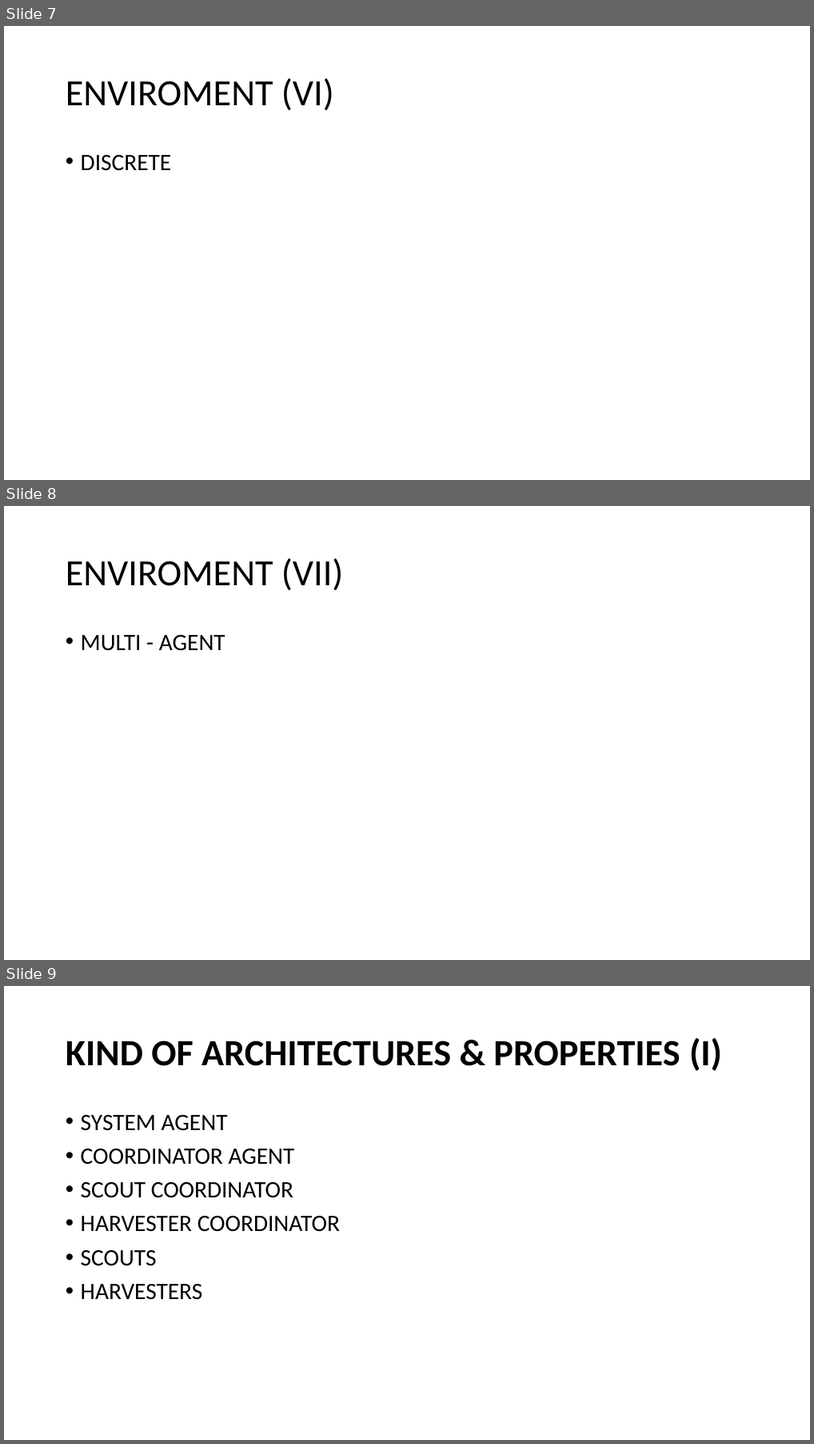
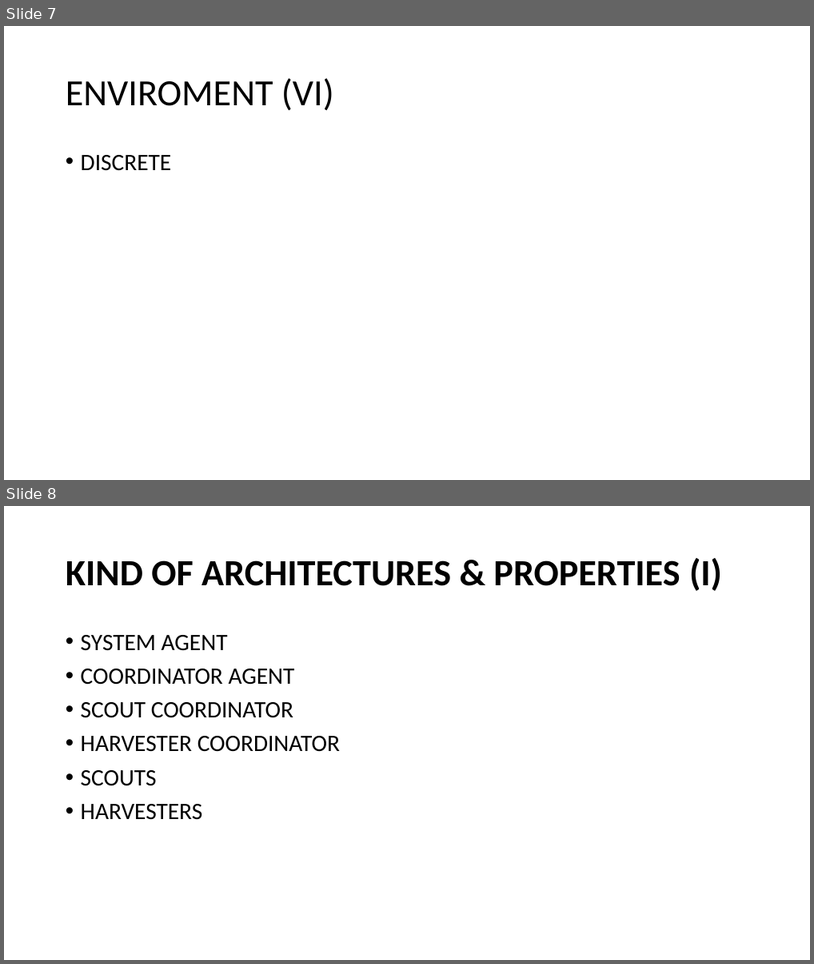
Before and after one commit to emasa/UPC-MAI-IMAS, a slide deck: Delivery 1 - Definition.pptx. Shown one above the other, each under a label of ours: slides 7, 8 and 9 before the commit, slides 7 and 8 after it. The pictures are 814x1444 and 814x964 pixels, drawn with LibreOffice and Linux fonts; fonts in the diff are those of the drawing. Boxes give left, top, right and bottom in pixels: in the first picture for what was removed or moved away, otherwise in the second. Text is boxed around its words. In the diff, an @@ line names an element or a change of style, - is before the commit and + after.

```diff
--- a/Delivery 1 - Definition.pptx
+++ b/Delivery 1 - Definition.pptx
@@ slide 8 removed at (4,506,810,960), background #FFFFFF @@
@@ title removed at (66,558,343,591) @@
-ENVIROMENT (VII)
@@ text removed at (81,635,226,651) @@
-• MULTI - AGENT
@@ what was slide 9 is now slide 8 @@
```
Also in this commit, not shown: 2 slides changed, 3 other files.
